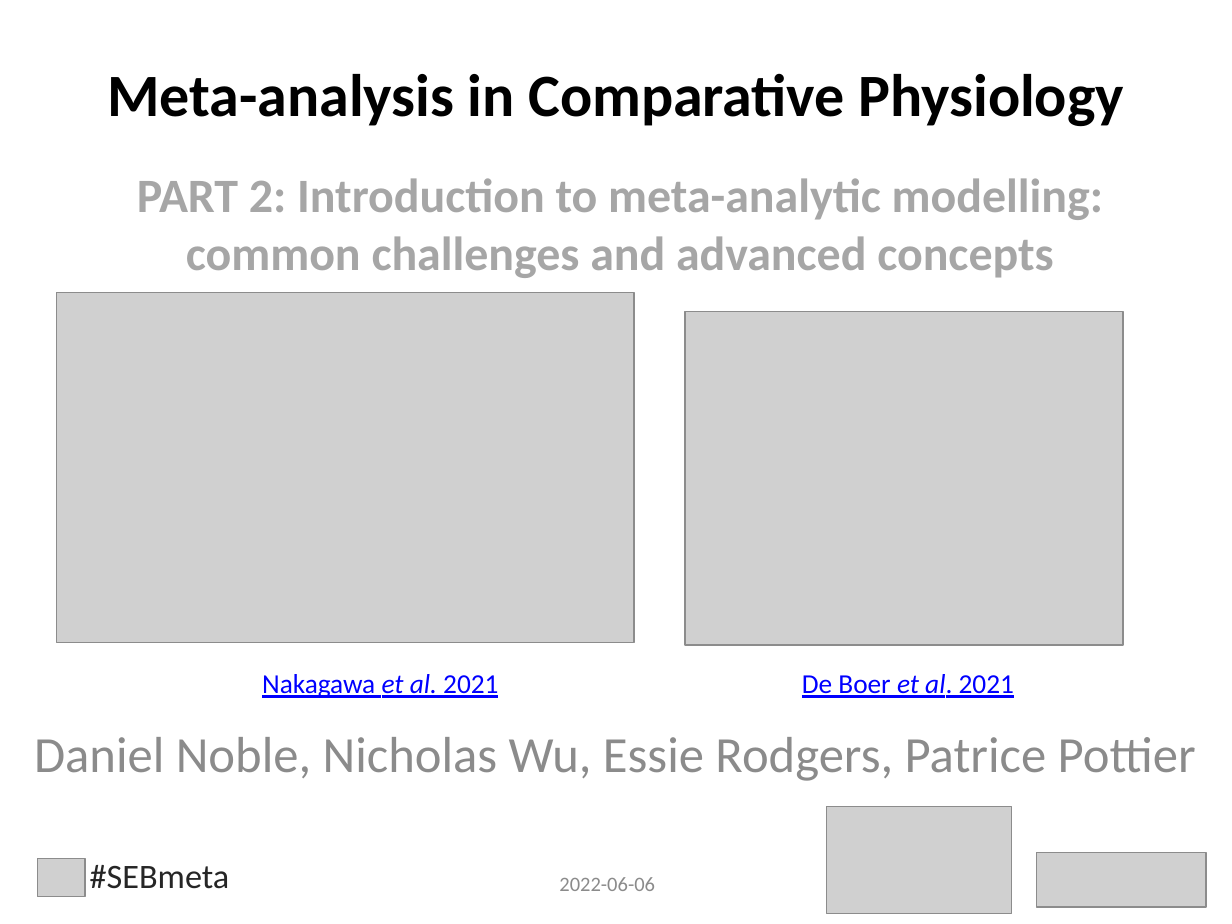
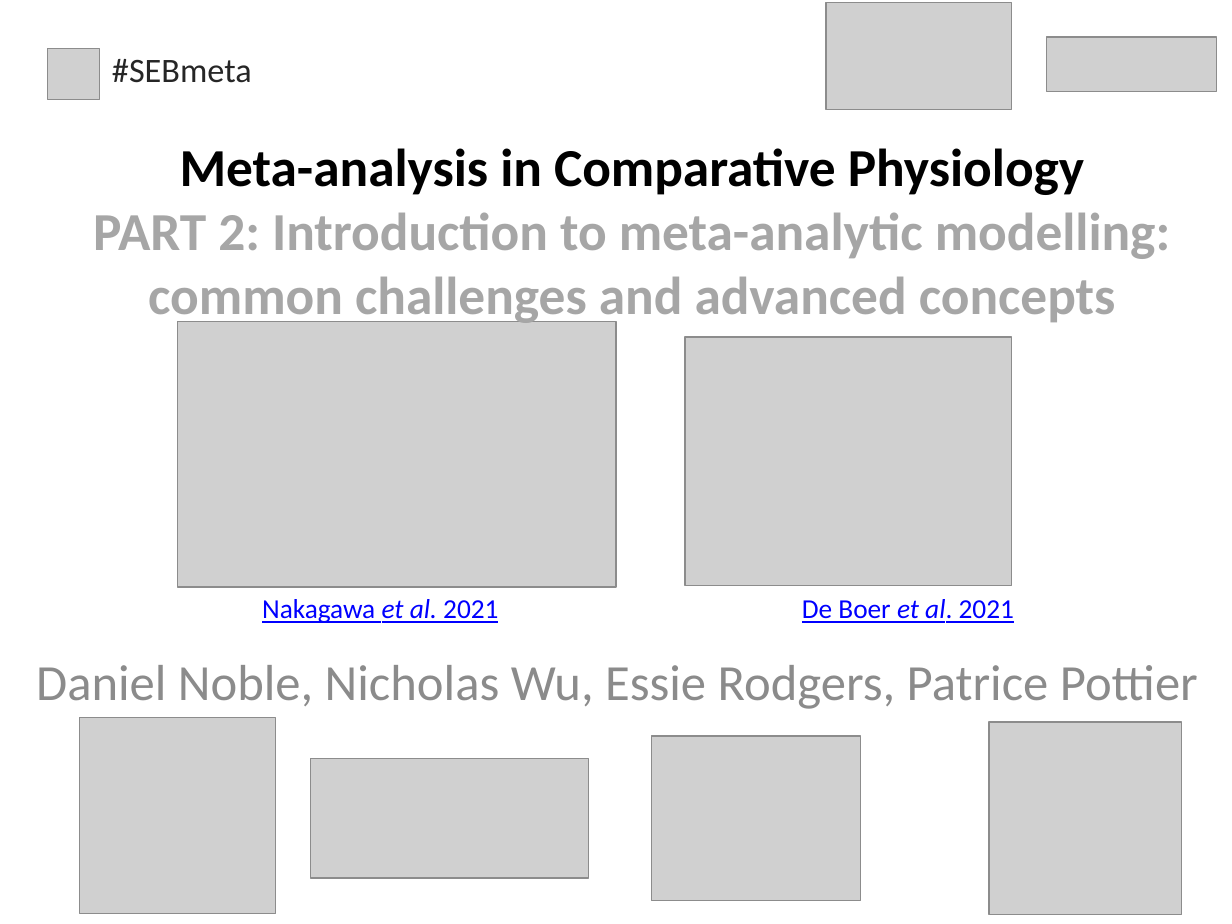
Before and after one commit to daniel1noble/meta-workshop, a slide deck: slide 1 of slides/2.Models.pptx. Drawn at 1232x924 pixels with LibreOffice and Linux fonts; fonts in the diff are those of the drawing; grey boxes stand for pictures. Boxes give left, top, right and bottom in pixels: in the first picture for what was removed or moved away, otherwise in the second. Text is boxed around its words. In the diff, an @@ line names an element or a change of style, - is before the commit and + after.

Commit message:
Adding in Uni logos. They need to know where we are all from! A little advertising is important

```diff
--- a/slides/2.Models.pptx
+++ b/slides/2.Models.pptx
@@ picture: place and size @@
-picture at <box>827,807,1011,914</box>
+picture at <box>825,2,1010,110</box>
@@ picture: place and size @@
-picture at <box>37,859,85,897</box>
+picture at <box>48,48,100,99</box>
@@ text "#SEBmeta": place and size @@
-text "#SEBmeta" at <box>90,865,230,889</box>
+text "#SEBmeta" at <box>112,59,252,83</box>
@@ picture: place and size @@
-picture at <box>1036,853,1206,907</box>
+picture at <box>1047,37,1217,91</box>
@@ text removed at <box>108,73,1124,127</box> @@
-Meta-analysis in Comparative Physiology
@@ text "Meta-analysis in Comparative Physiology PART ..." at <box>93,148,1170,326</box>: vertical alignment top to middle @@
@@ text at <box>93,148,1170,326</box>: text changed; size 28 to 31.2 pt @@
-PART 2: Introduction to meta-analytic modelling: common challenges and advanced concepts
+Meta-analysis in Comparative Physiology
+PART 2: Introduction to meta-analytic modelling: common challenges and advanced concepts
@@ picture: place and size @@
-picture at <box>57,292,634,642</box>
+picture at <box>177,322,616,588</box>
@@ picture: place and size @@
-picture at <box>685,312,1124,646</box>
+picture at <box>685,338,1011,586</box>
@@ 2 texts, 1 subtitle: place and size @@
-2 texts, 1 subtitle at <box>34,674,1196,781</box>
+2 texts, 1 subtitle at <box>36,599,1198,709</box>
@@ picture added at <box>80,718,276,914</box> @@
@@ picture added at <box>652,736,861,901</box> @@
@@ picture added at <box>989,722,1181,914</box> @@
@@ picture added at <box>310,759,589,878</box> @@
@@ text removed at <box>559,877,655,891</box> @@
-2022-06-06
```
